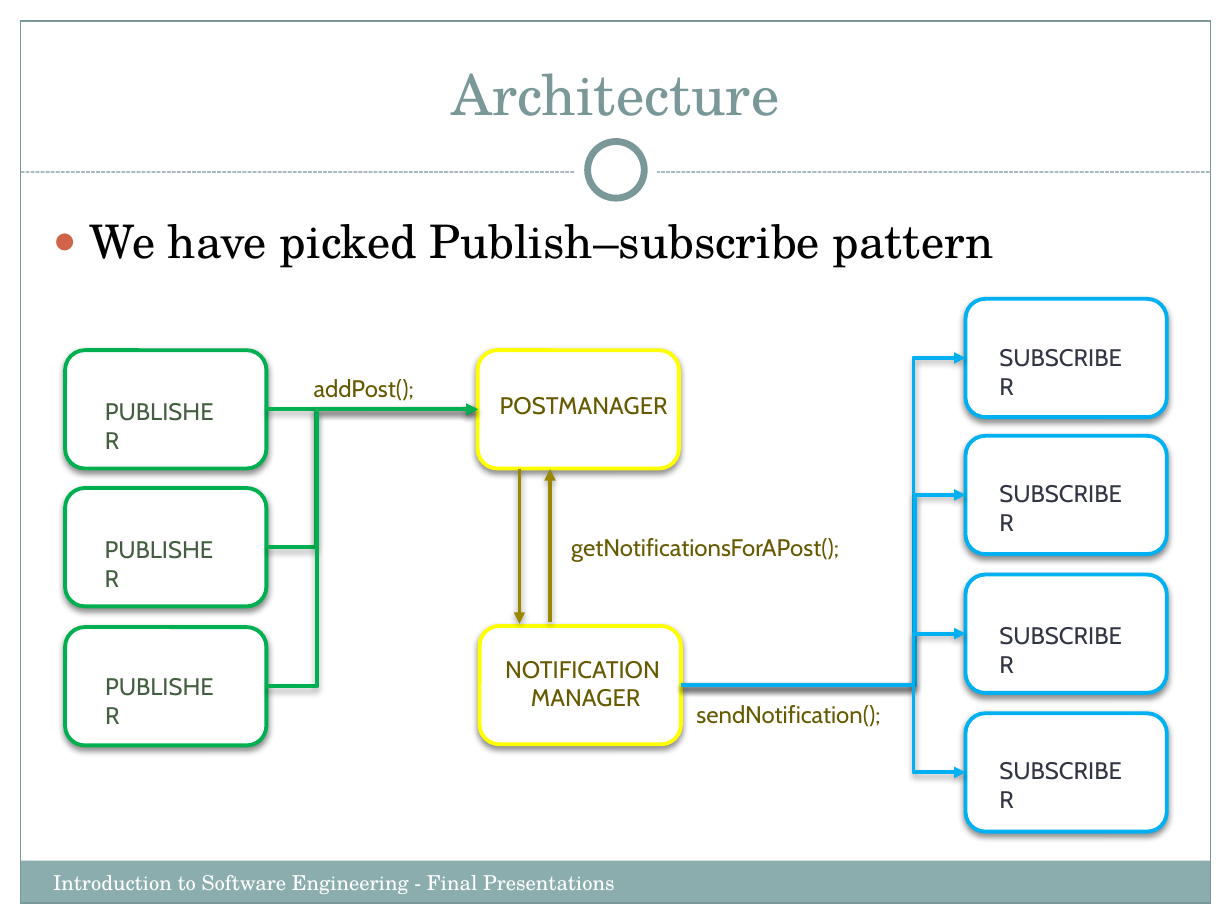
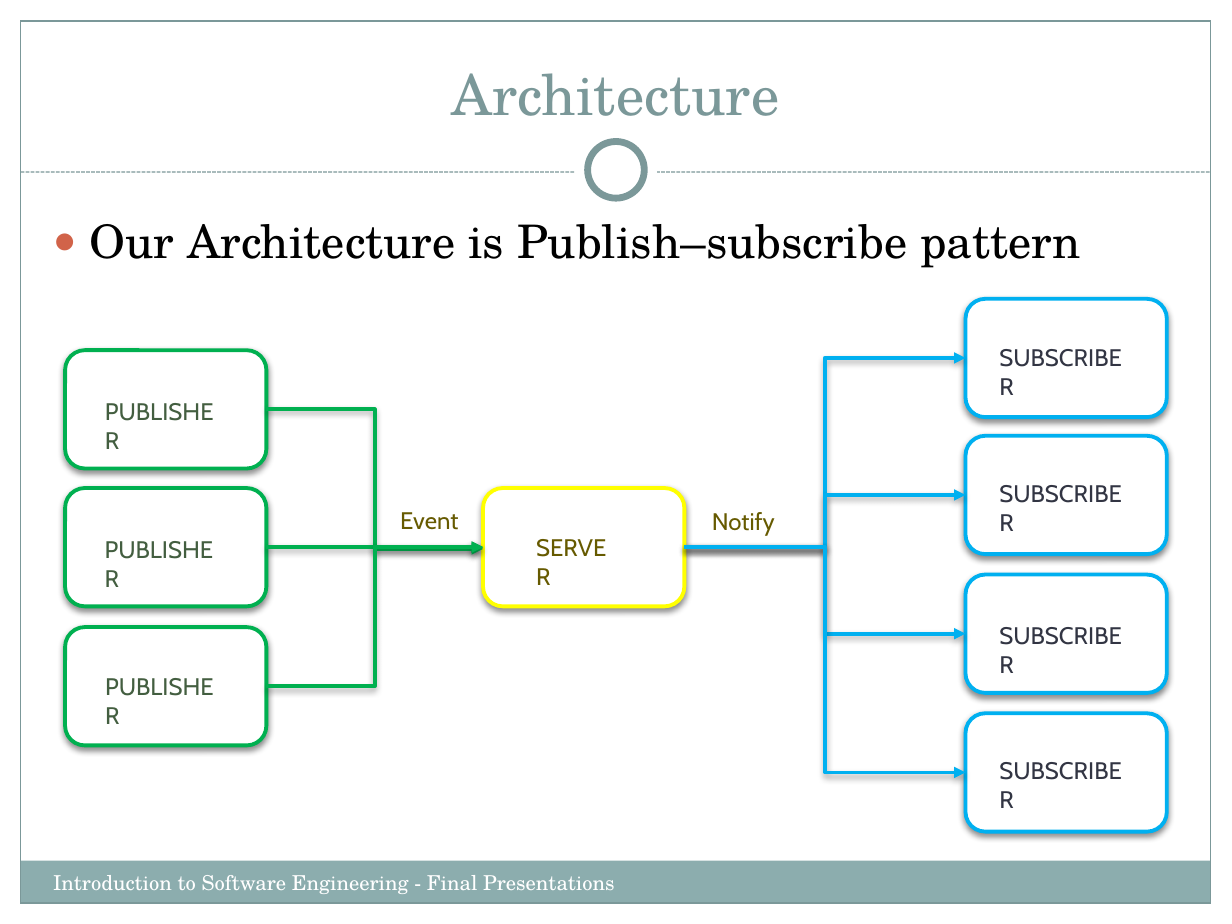
Before and after one commit to Sang712UMA/PetsApp, a slide deck: slide 1 of Presentation/AdrianSlides_WORKINPROGRESS.pptx. Drawn at 1232x924 pixels with LibreOffice and Linux fonts; fonts in the diff are those of the drawing. Boxes give left, top, right and bottom in pixels: in the first picture for what was removed or moved away, otherwise in the second. Text is boxed around its words. In the diff, an @@ line names an element or a change of style, - is before the commit and + after.

```diff
--- a/Presentation/AdrianSlides_WORKINPROGRESS.pptx
+++ b/Presentation/AdrianSlides_WORKINPROGRESS.pptx
@@ text at <box>90,224,1081,268</box>: text changed @@
-● We have picked Publish–subscribe pattern
+● Our Architecture is Publish–subscribe pattern
@@ rounded rectangle removed at <box>478,350,679,468</box> @@
@@ elbow arrow moved from (681, 685) - (966, 359) to (684, 547) - (966, 359) @@
@@ text removed at <box>314,379,414,401</box> @@
-addPost();
@@ elbow arrow moved from (266, 409) - (478, 409) to (266, 409) - (483, 547) @@
@@ text removed at <box>500,397,668,415</box> @@
-POSTMANAGER
@@ arrow removed from (520, 469) to (520, 623) @@
@@ arrow removed from (549, 622) to (549, 469) @@
@@ rounded rectangle: place and size @@
-rounded rectangle at <box>479,626,680,744</box>
+rounded rectangle at <box>483,488,684,606</box>
@@ elbow arrow moved from (681, 685) - (966, 495) to (684, 547) - (966, 495) @@
@@ text added at <box>400,512,458,530</box>, 14 pt, text #665A00 @@
+Event
@@ text removed at <box>571,538,839,562</box> @@
-getNotificationsForAPost();
@@ text added at <box>712,512,775,536</box>, 14 pt, text #665A00 @@
+Notify
@@ elbow arrow moved from (266, 686) - (478, 409) to (266, 686) - (483, 547) @@
@@ elbow arrow moved from (266, 547) - (478, 409) to (266, 547) - (483, 549) @@
@@ elbow arrow moved from (681, 685) - (966, 633) to (684, 547) - (966, 633) @@
@@ elbow arrow moved from (681, 685) - (966, 772) to (684, 547) - (966, 772) @@
@@ text at <box>505,661,660,707</box>: text changed @@
-NOTIFICATION
-MANAGER
+SERVER
@@ text removed at <box>696,705,880,727</box> @@
-sendNotification();
```
Also in this commit, not shown: 3 other slides changed, 7 slides added, 9 other files.
